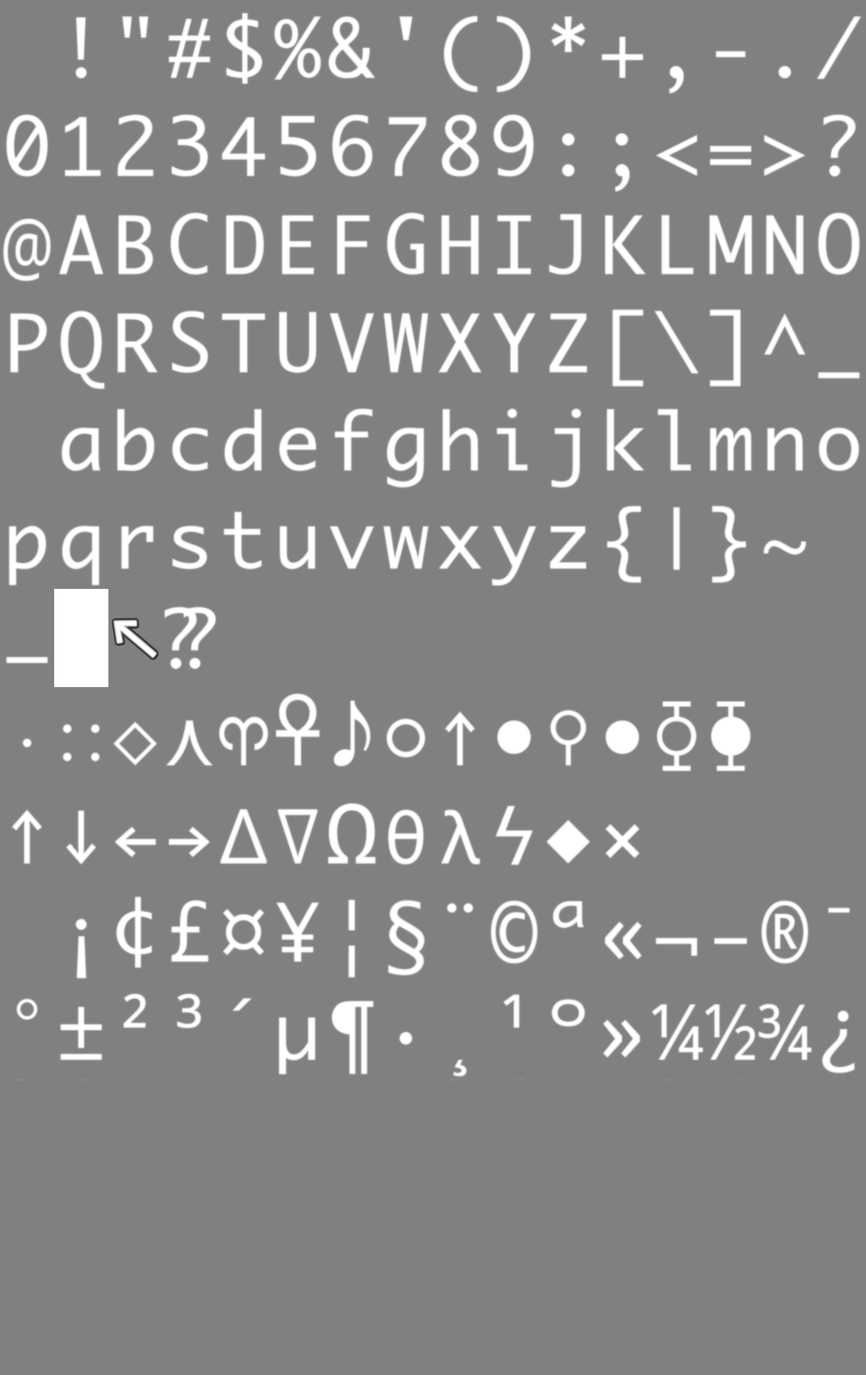
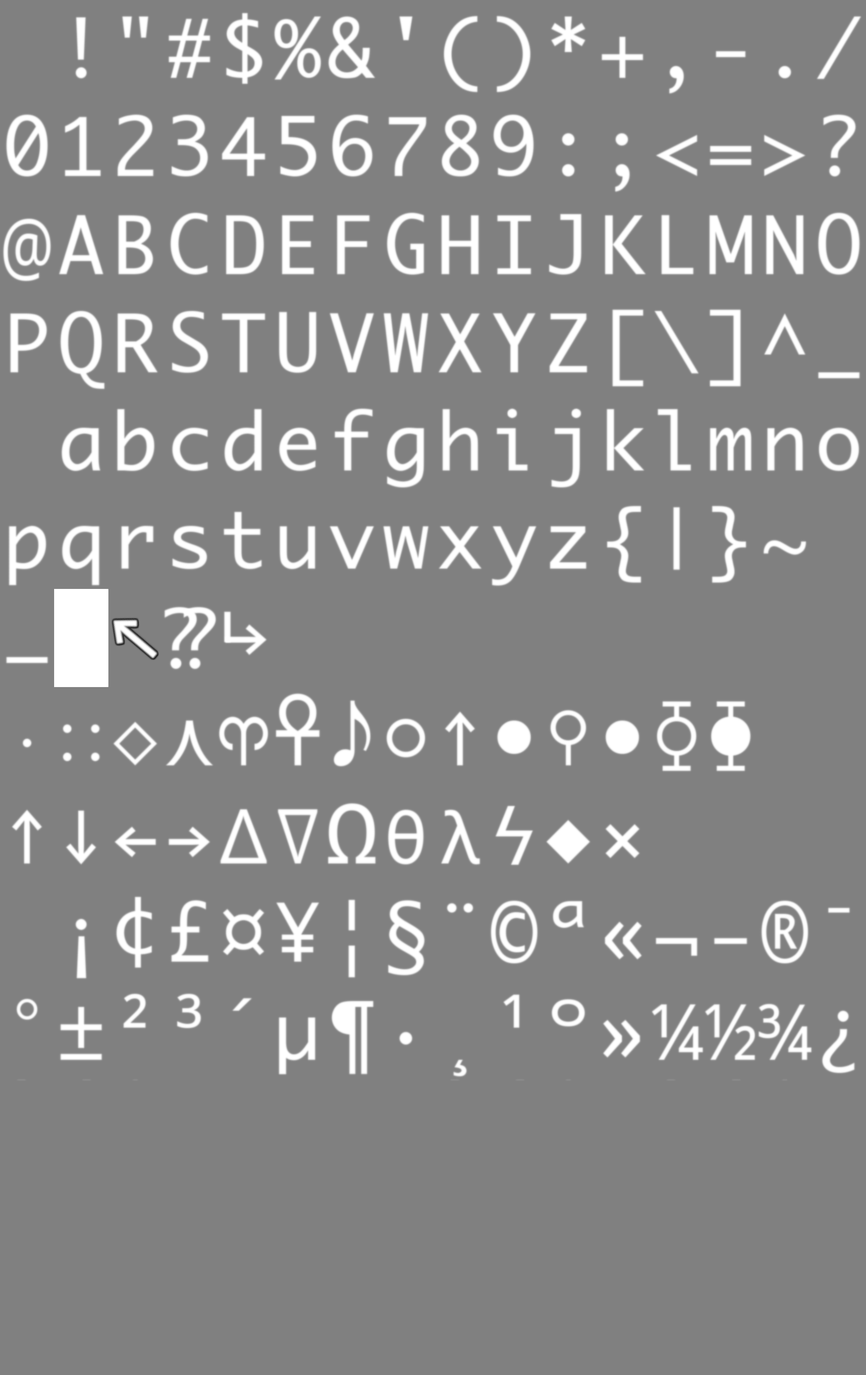
Comparing the layer stacks of the two 866px x 1375px images. Changes:
painted on "tiles.png" over [222,610,268,657]
